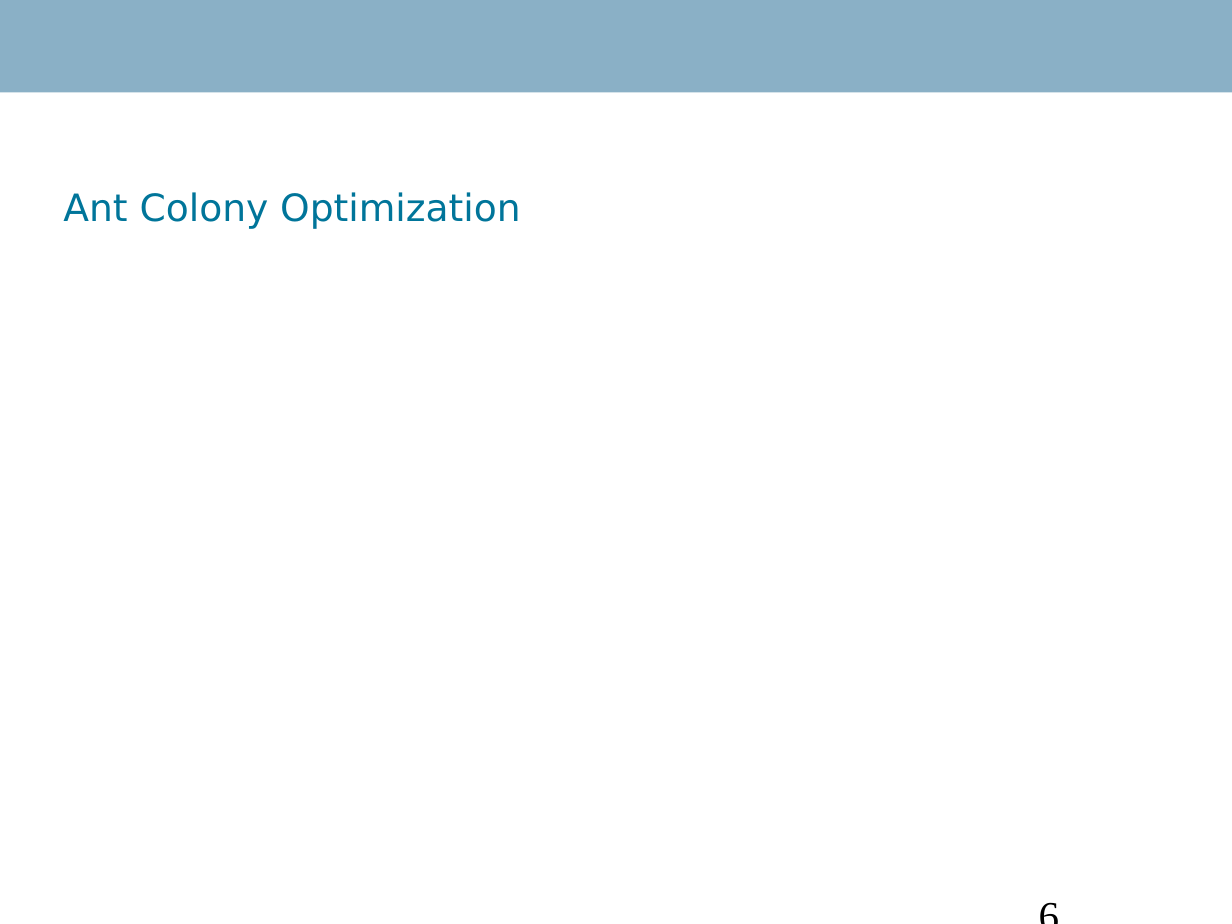
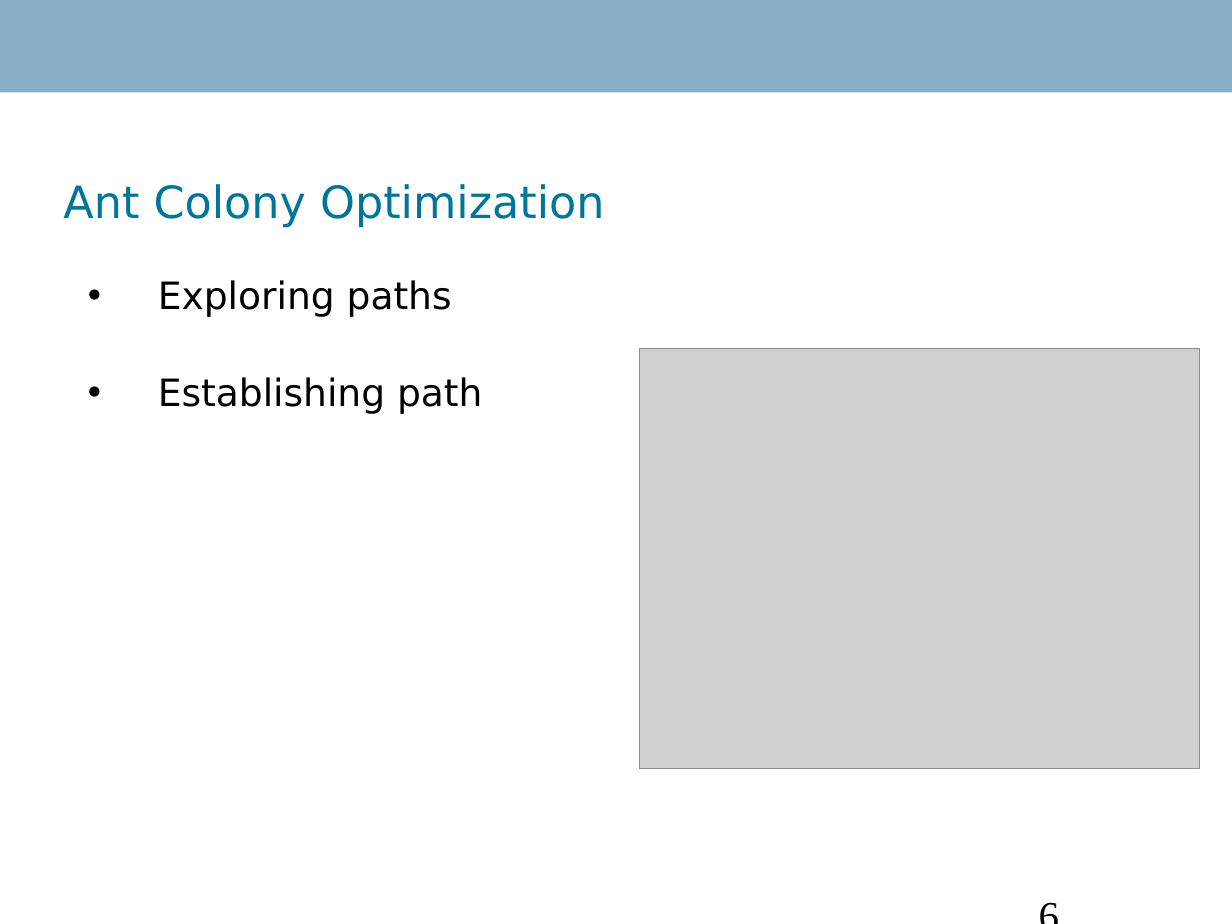
Before and after one commit to Danidude/Master-Thesis, a slide deck: slide 6 of Report/IKT 590 Master Thesis.ppt. Drawn at 1232x924 pixels with LibreOffice and Linux fonts; fonts in the diff are those of the drawing; grey boxes stand for pictures; background and template pictures are left out. Boxes give left, top, right and bottom in pixels: in the first picture for what was removed or moved away, otherwise in the second. Text is boxed around its words. In the diff, an @@ line names an element or a change of style, - is before the commit and + after.

```diff
--- a/Report/IKT 590 Master Thesis.ppt
+++ b/Report/IKT 590 Master Thesis.ppt
@@ title "Ant Colony Optimization" at <box>63,184,604,228</box>: size 22 to 26 pt @@
@@ text added at <box>158,280,482,414</box>, 22 pt, text #000000 @@
+• Exploring paths
+• Establishing path
@@ picture added at <box>639,349,1200,769</box> @@
```
Also in this commit, not shown: 12 other slides changed.
